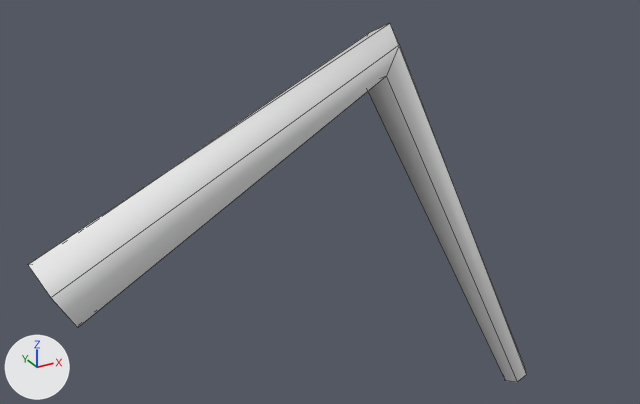
What one commit did to the FBX model unity/Assets/Art/Models/Ant_Leg2.fbx.
Before and after are seen from a 50 mm lens placed at (-0.0284, -0.162, 0.0886), pointed at (0.0668, 0.0112, 0.002). Arrows for +X, +Y and +Z are at lower left; the lights stay in place. The picture after the commit comes second. Mesh edges are drawn as thin lines. Where no turn or scale is listed for an object, it has been applied to the vertices.

Objects in the first picture: 'Ant_Leg2'.
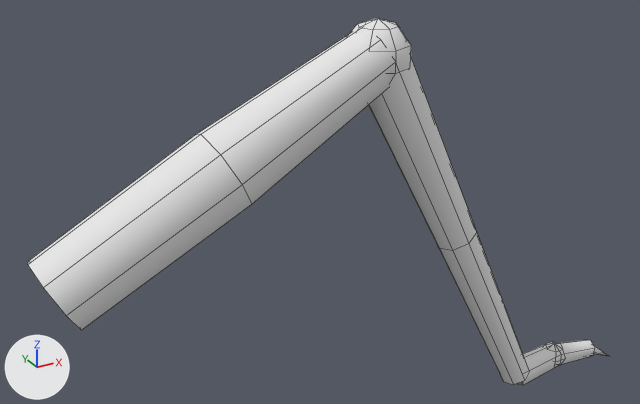
Where the change shows, as pixel boxes [x1, y1, x2, y2] in the pictures (640 x 404 px; the box of a moved part takes in the faces that stretch with it):
'Ant_Leg2', reshaped (17% wider): before [28, 23, 526, 382]; after [28, 18, 609, 385]
part 1 of me_ant_leg2, added: after [350, 18, 411, 80]
part 2 of me_ant_leg2, added: after [544, 342, 566, 365]
part 3 of me_ant_leg2, added: after [369, 59, 528, 385]
part 4 of me_ant_leg2, added: after [517, 340, 595, 385]
part 5 of me_ant_leg2, moved or reshaped: before [28, 23, 526, 382]; after [28, 31, 394, 330]
part 6 of me_ant_leg2, added: after [594, 346, 609, 356]

Edits to the bpy script that builds the scene:
```text
Change me_ant_leg2:
    used by ob_ant_leg2; location = (0.0, 0.0, 0.0)
    verts and faces of me_ant_leg2; kept vertices keep their numbers, new ones are numbered from 18
    remove me_ant_leg2.from_pydata(...)  # 18 vertices, 12 faces; spans x -0.0042..0.1282, y -0.0078..0.0078, z -0.0616..0.0465
    add me_ant_leg2.from_pydata(...)  # 130 vertices, 116 faces; spans x -0.0042..0.1601, y -0.0097..0.0097, z -0.0641..0.0479
    me_ant_leg2 part 1: a new loose piece, a UV sphere (8 segments, 5 rings, poles along z) spanning x 0.0675..0.0825, y -0.0075..0.0075, z 0.0321..0.0479, in mat_vertexcolor (white #e7e7e7)
    me_ant_leg2 part 2: a new loose piece, a UV sphere (6 segments, 4 rings, poles along z) spanning x 0.1356..0.1432, y -0.0033..0.0033, z -0.062..-0.0544, in mat_vertexcolor (white #e7e7e7)
    me_ant_leg2 part 3: a new loose piece of 24 vertices spanning x 0.0687..0.1289, y -0.007..0.007, z -0.0619..0.0431, in mat_vertexcolor (white #e7e7e7)
    me_ant_leg2 part 4: a new loose piece of 18 vertices spanning x 0.1245..0.1542, y -0.0036..0.0036, z -0.0641..-0.0546, in mat_vertexcolor (white #e7e7e7)
    me_ant_leg2 part 5
    16 vertices are removed from x -0.0021..0.1282, y -0.0078..0.0078, z -0.0616..0.0465
    12 faces are deleted
    22 vertices are added at x -0.003..0.0785, y -0.0097..0.0097, z -0.0056..0.0465
    16 new faces join them
    me_ant_leg2 part 6
    add verts[40] = (0.1544, -0.0003, -0.059)  # pixel (591, 343)
    add verts[41] = (0.1531, -0.0014, -0.0604)
    add verts[42] = (0.1532, 0.0003, -0.0619)
    add verts[43] = (0.1545, 0.0014, -0.0604)
    add verts[44] = (0.1601, -0.0032, -0.0636)  # pixel (609, 356)
    add verts[45] = (0.1544, 0.0003, -0.059)
    add verts[46] = (0.1545, -0.0014, -0.0604)  # pixel (593, 349)
    add verts[47] = (0.1532, -0.0003, -0.0619)
    add verts[48] = (0.1531, 0.0014, -0.0604)
    add verts[49] = (0.1601, 0.0031, -0.0636)  # pixel (594, 346)
    add faces += [(40, 41, 44), (41, 42, 44), (42, 43, 44), (40, 44, 43), (45, 46, 49), (46, 47, 49)]
    add faces += [(47, 48, 49), (45, 49, 48)]
```
